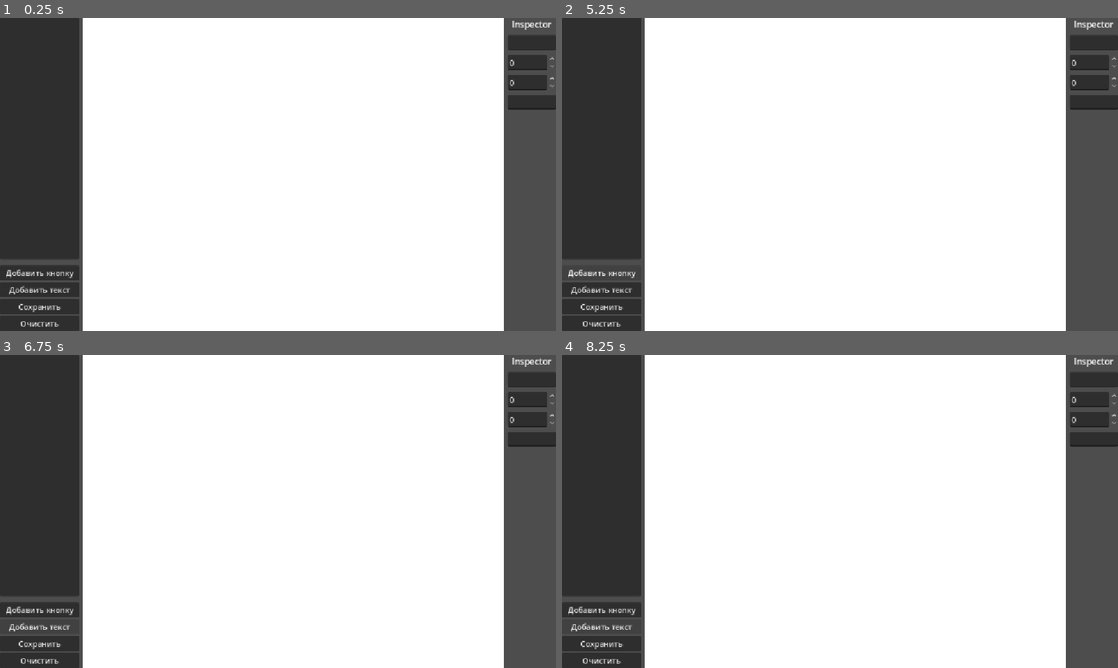
Above: before the commit, frames 1-4 (two rows, left to right).
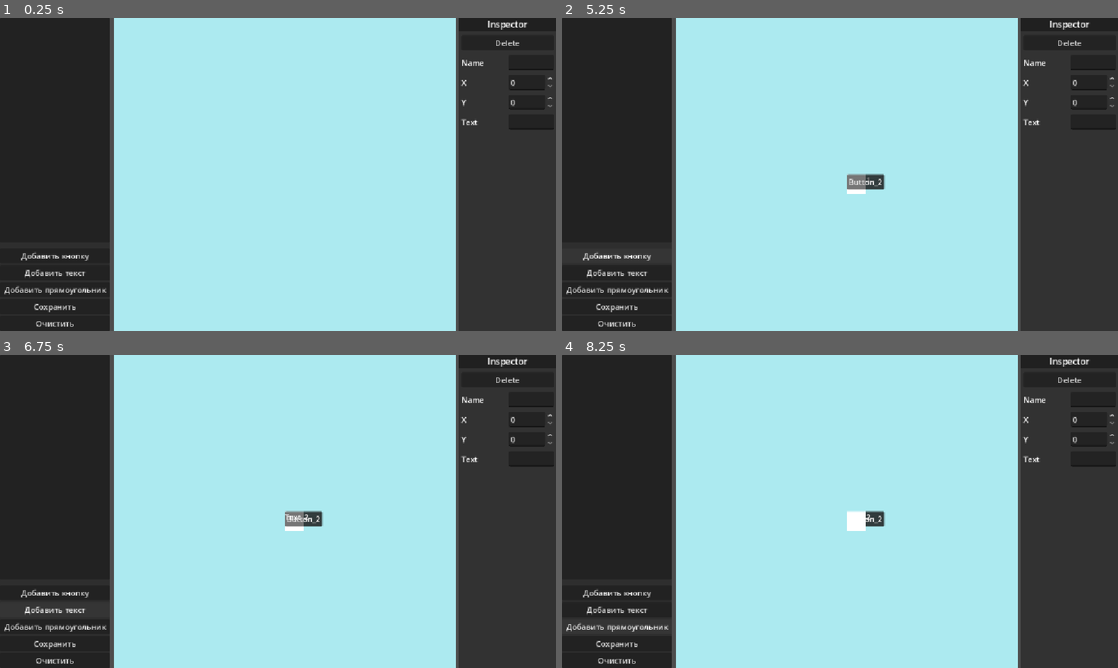
Above: after the commit, the same moments.

Repository: Yerxiz/UIEditor
Game: Godot game, scene res://scenes/main.tscn
Same seed, same stepped clock (60 frames per second), same inputs: the game is played once before the commit and once after it. The project has no main scene, so this scene is started directly.
Inputs (mouse positions are in pixels of both pictures, inside the frame that each line leads up to):
- Up to frame 1 (0.25 s): no input
- Up to frame 2 (5.25 s): click "Добавить кнопку" at 0.5 s; click "Добавить текст" at 1.25 s; click "Сохранить" at 2 s; click (617, 290) at 2.75 s, where only the run after the commit has a clickable "Добавить прямоугольник"; click "Очистить" at 3.5 s; click (867, 180) at 4.25 s, where only the run after the commit has a clickable "Button_1"; click "Добавить кнопку" at 5 s
- Up to frame 3 (6.75 s): click (305, 517) at 5.75 s, where only the run after the commit has a clickable "Button_2"; click "Добавить текст" at 6.5 s
- Up to frame 4 (8.25 s): click "Сохранить" at 7.25 s; click (617, 627) at 8 s, where only the run after the commit has a clickable "Добавить прямоугольник"

The runs differ from the first frame. In frame 1, 85% of the frame differs, in the area x 0-100%, y 0-100%; in frame 2, 86%; in frame 3, 86%; in frame 4, 85%.

Commit message:
feat(canvas): переработать холст и добавить работу с объектами
- Вынести холст в отдельный компонент viewport
- Добавить создание, перетаскивание и удаление объектов

Diff:
--- /dev/null
+++ b/assets/text_background.tres
@@ -0,0 +1,6 @@
+[gd_resource type="StyleBoxFlat" format=3 uid="uid://cry5skl6ryksa"]
+
+[resource]
+bg_color = Color(0.12591091, 0.12591082, 0.12591082, 1)
+expand_margin_left = 4.0
+expand_margin_right = 4.0
--- a/scenes/main.tscn
+++ b/scenes/main.tscn
@@ -1,4 +1,13 @@
 [gd_scene format=3 uid="uid://crws7leunmsx"]
+
+[ext_resource type="Script" uid="uid://7m7uw41krd0n" path="res://scripts/main.gd" id="1_0wfyh"]
+[ext_resource type="StyleBox" uid="uid://cry5skl6ryksa" path="res://assets/text_background.tres" id="1_o5qli"]
+[ext_resource type="Script" uid="uid://tv5t542qivtu" path="res://scripts/CanvasView.gd" id="2_sugp2"]
+
+[sub_resource type="StyleBoxFlat" id="StyleBoxFlat_riqys"]
+content_margin_left = 4.0
+content_margin_right = 4.0
+bg_color = Color(0.12156863, 0.12156863, 0.12156863, 0.5882353)
 
 [node name="Main" type="Control" unique_id=508790409]
 layout_mode = 3
@@ -9,6 +18,7 @@
 grow_vertical = 2
 size_flags_horizontal = 3
 size_flags_vertical = 3
+script = ExtResource("1_0wfyh")
 
 [node name="MainLayout" type="HSplitContainer" parent="." unique_id=1593542805]
 layout_mode = 1
@@ -18,73 +28,157 @@
 grow_horizontal = 2
 grow_vertical = 2
 theme_override_constants/separation = 6
-split_offsets = PackedInt32Array(-214, 279)
-split_offset = -214
+split_offsets = PackedInt32Array(-340, 370)
+split_offset = -340
 
-[node name="VSplitContainer" type="VSplitContainer" parent="MainLayout" unique_id=2031671785]
+[node name="HaT_PanelContainer" type="PanelContainer" parent="MainLayout" unique_id=186250426]
 custom_minimum_size = Vector2(100, 0)
 layout_mode = 2
 size_flags_horizontal = 3
 
-[node name="Hierarchy" type="Tree" parent="MainLayout/VSplitContainer" unique_id=2128353730]
+[node name="VSplitContainer" type="VSplitContainer" parent="MainLayout/HaT_PanelContainer" unique_id=2031671785]
+custom_minimum_size = Vector2(100, 0)
+layout_mode = 2
+size_flags_horizontal = 3
+
+[node name="Hierarchy" type="Tree" parent="MainLayout/HaT_PanelContainer/VSplitContainer" unique_id=2128353730]
 custom_minimum_size = Vector2(100, 50)
 layout_mode = 2
 size_flags_vertical = 3
 
-[node name="Toolbar" type="VBoxContainer" parent="MainLayout/VSplitContainer" unique_id=124793156]
+[node name="Toolbar" type="VBoxContainer" parent="MainLayout/HaT_PanelContainer/VSplitContainer" unique_id=124793156]
 custom_minimum_size = Vector2(100, 50)
 layout_mode = 2
 
-[node name="AddButton" type="Button" parent="MainLayout/VSplitContainer/Toolbar" unique_id=231400005]
+[node name="AddButton" type="Button" parent="MainLayout/HaT_PanelContainer/VSplitContainer/Toolbar" unique_id=231400005]
 layout_mode = 2
 text = "Добавить кнопку"
 
-[node name="AddLabel" type="Button" parent="MainLayout/VSplitContainer/Toolbar" unique_id=1255336650]
+[node name="AddLabel" type="Button" parent="MainLayout/HaT_PanelContainer/VSplitContainer/Toolbar" unique_id=1255336650]
 layout_mode = 2
 text = "Добавить текст"
 
-[node name="SaveBtn" type="Button" parent="MainLayout/VSplitContainer/Toolbar" unique_id=382321687]
+[node name="AddColorRect" type="Button" parent="MainLayout/HaT_PanelContainer/VSplitContainer/Toolbar" unique_id=929072708]
+layout_mode = 2
+text = "Добавить прямоугольник"
+
+[node name="SaveBtn" type="Button" parent="MainLayout/HaT_PanelContainer/VSplitContainer/Toolbar" unique_id=382321687]
 layout_mode = 2
 text = "Сохранить"
 
-[node name="ClearBtn" type="Button" parent="MainLayout/VSplitContainer/Toolbar" unique_id=841245377]
+[node name="ClearBtn" type="Button" parent="MainLayout/HaT_PanelContainer/VSplitContainer/Toolbar" unique_id=841245377]
 layout_mode = 2
 text = "Очистить"
 
-[node name="CanvasArea" type="Control" parent="MainLayout" unique_id=309392348]
+[node name="Canvas_SubViewportContainer" type="SubViewportContainer" parent="MainLayout" unique_id=937435539]
 clip_contents = true
 layout_mode = 2
-size_flags_horizontal = 3
+stretch = true
+script = ExtResource("2_sugp2")
 
-[node name="ColorRect" type="ColorRect" parent="MainLayout/CanvasArea" unique_id=927890836]
+[node name="Canvas_SubViewport" type="SubViewport" parent="MainLayout/Canvas_SubViewportContainer" unique_id=1211499962]
+transparent_bg = true
+handle_input_locally = false
+size = Vector2i(708, 648)
+render_target_update_mode = 4
+
+[node name="CanvasRoot" type="Control" parent="MainLayout/Canvas_SubViewportContainer/Canvas_SubViewport" unique_id=1230092049]
+layout_mode = 3
+anchors_preset = 8
+anchor_left = 0.5
+anchor_top = 0.5
+anchor_right = 0.5
+anchor_bottom = 0.5
+offset_left = -960.0
+offset_top = -540.0
+offset_right = 960.0
+offset_bottom = 540.0
+grow_horizontal = 2
+grow_vertical = 2
+
+[node name="Background" type="ColorRect" parent="MainLayout/Canvas_SubViewportContainer/Canvas_SubViewport/CanvasRoot" unique_id=2062386610]
 layout_mode = 1
 anchors_preset = 15
 anchor_right = 1.0
 anchor_bottom = 1.0
 grow_horizontal = 2
 grow_vertical = 2
-mouse_filter = 2
+color = Color(0.6745098, 0.91764706, 0.9411765, 1)
 
-[node name="Inspector" type="VBoxContainer" parent="MainLayout" unique_id=482121721]
+[node name="Inspector_PanelContainer" type="PanelContainer" parent="MainLayout" unique_id=1849002352]
+custom_minimum_size = Vector2(200, 0)
+layout_mode = 2
+size_flags_horizontal = 3
+theme_override_styles/panel = SubResource("StyleBoxFlat_riqys")
+
+[node name="Inspector" type="VBoxContainer" parent="MainLayout/Inspector_PanelContainer" unique_id=482121721]
 custom_minimum_size = Vector2(100, 0)
 layout_mode = 2
 size_flags_horizontal = 3
 theme_override_constants/separation = 10
 
-[node name="Inspector" type="Label" parent="MainLayout/Inspector" unique_id=1840557149]
+[node name="Inspector" type="Label" parent="MainLayout/Inspector_PanelContainer/Inspector" unique_id=1840557149]
 layout_mode = 2
 theme_override_font_sizes/font_size = 18
+theme_override_styles/normal = ExtResource("1_o5qli")
 text = "Inspector"
 horizontal_alignment = 1
 
-[node name="PropName" type="LineEdit" parent="MainLayout/Inspector" unique_id=1846775538]
+[node name="DeleteButton" type="Button" parent="MainLayout/Inspector_PanelContainer/Inspector" unique_id=554855537]
+layout_mode = 2
+size_flags_horizontal = 3
+text = "Delete"
+
+[node name="PropName_HBoxContainer" type="HBoxContainer" parent="MainLayout/Inspector_PanelContainer/Inspector" unique_id=197384523]
 layout_mode = 2
 
-[node name="PropX" type="SpinBox" parent="MainLayout/Inspector" unique_id=1725178879]
+[node name="PropName_Label" type="Label" parent="MainLayout/Inspector_PanelContainer/Inspector/PropName_HBoxContainer" unique_id=1301505466]
+layout_mode = 2
+size_flags_horizontal = 2
+text = "Name"
+
+[node name="PropName_LineEdit" type="LineEdit" parent="MainLayout/Inspector_PanelContainer/Inspector/PropName_HBoxContainer" unique_id=1846775538]
+layout_mode = 2
+size_flags_horizontal = 3
+
+[node name="PropX_HBoxContainer2" type="HBoxContainer" parent="MainLayout/Inspector_PanelContainer/Inspector" unique_id=365773799]
 layout_mode = 2
 
-[node name="PropY" type="SpinBox" parent="MainLayout/Inspector" unique_id=103941477]
+[node name="PropX_Label" type="Label" parent="MainLayout/Inspector_PanelContainer/Inspector/PropX_HBoxContainer2" unique_id=864074786]
+layout_mode = 2
+size_flags_horizontal = 2
+text = "X"
+
+[node name="PropX_SpinBox" type="SpinBox" parent="MainLayout/Inspector_PanelContainer/Inspector/PropX_HBoxContainer2" unique_id=1725178879]
+layout_mode = 2
+size_flags_horizontal = 3
+
+[node name="PropY_HBoxContainer3" type="HBoxContainer" parent="MainLayout/Inspector_PanelContainer/Inspector" unique_id=1093022052]
 layout_mode = 2
 
-[node name="PropText" type="LineEdit" parent="MainLayout/Inspector" unique_id=534099670]
+[node name="PropY_Label" type="Label" parent="MainLayout/Inspector_PanelContainer/Inspector/PropY_HBoxContainer3" unique_id=616669641]
 layout_mode = 2
+size_flags_horizontal = 3
+text = "Y"
+
+[node name="PropY_SpinBox" type="SpinBox" parent="MainLayout/Inspector_PanelContainer/Inspector/PropY_HBoxContainer3" unique_id=103941477]
+layout_mode = 2
+size_flags_horizontal = 3
+
+[node name="PropText_HBoxContainer4" type="HBoxContainer" parent="MainLayout/Inspector_PanelContainer/Inspector" unique_id=1539503382]
+layout_mode = 2
+
+[node name="PropText_Label" type="Label" parent="MainLayout/Inspector_PanelContainer/Inspector/PropText_HBoxContainer4" unique_id=1443312056]
+layout_mode = 2
+size_flags_horizontal = 3
+text = "Text"
+
+[node name="PropText_LineEdit" type="LineEdit" parent="MainLayout/Inspector_PanelContainer/Inspector/PropText_HBoxContainer4" unique_id=534099670]
+layout_mode = 2
+size_flags_horizontal = 3
+
+[connection signal="dragged" from="MainLayout" to="." method="_on_main_layout_dragged"]
+[connection signal="button_up" from="MainLayout/HaT_PanelContainer/VSplitContainer/Toolbar/AddButton" to="." method="_on_add_element" binds= ["button"]]
+[connection signal="button_up" from="MainLayout/HaT_PanelContainer/VSplitContainer/Toolbar/AddLabel" to="." method="_on_add_element" binds= ["label"]]
+[connection signal="button_up" from="MainLayout/HaT_PanelContainer/VSplitContainer/Toolbar/AddColorRect" to="." method="_on_add_element" binds= ["color_rect"]]
+[connection signal="button_up" from="MainLayout/Inspector_PanelContainer/Inspector/DeleteButton" to="." method="_on_delete_button_button_up"]
--- /dev/null
+++ b/scripts/CanvasView.gd
@@ -0,0 +1,46 @@
+extends SubViewportContainer
+
+@export var zoom_speed: float = 0.1
+@export var min_zoom: float = 0.2
+@export var max_zoom: float = 5.0
+
+var is_panning: bool = false
+var pan_start_mouse: Vector2
+
+# Ссылка на корневой узел холста, чтобы мы могли его двигать и масштабировать
+@onready var canvas_root: Control = $Canvas_SubViewport/CanvasRoot
+
+func _gui_input(event: InputEvent) -> void:
+	# --- Масштабирование (колесико мыши) ---
+	if event is InputEventMouseButton:
+		if event.button_index == MOUSE_BUTTON_WHEEL_UP:
+			_zoom_canvas(1.0 + zoom_speed, event.position)
+			accept_event() # Событие обработано, не передаем дальше
+		elif event.button_index == MOUSE_BUTTON_WHEEL_DOWN:
+			_zoom_canvas(1.0 - zoom_speed, event.position)
+			accept_event()
+
+		# --- Панорамирование (зажатие средней кнопки мыши) ---
+		elif event.button_index == MOUSE_BUTTON_MIDDLE:
+			if event.pressed:
+				is_panning = true
+				pan_start_mouse = event.position
+			else:
+				is_panning = false
+			accept_event()
+
+	# --- Движение мыши для панорамирования ---
+	elif event is InputEventMouseMotion and is_panning:
+		var mouse_delta = event.position - pan_start_mouse
+		canvas_root.position += mouse_delta
+		pan_start_mouse = event.position
+		accept_event()
+
+func _zoom_canvas(factor: float, mouse_pos: Vector2) -> void:
+	var old_scale = canvas_root.scale.x
+	var new_scale = clamp(old_scale * factor, min_zoom, max_zoom)
+
+	# Вычисляем, как сместить холст, чтобы зум происходил относительно курсора мыши
+	var mouse_offset = mouse_pos - canvas_root.position
+	canvas_root.scale = Vector2(new_scale, new_scale)
+	canvas_root.position = mouse_pos - mouse_offset * (new_scale / old_scale)
--- /dev/null
+++ b/scripts/DraggableElement.gd
@@ -0,0 +1,26 @@
+extends Control
+
+var is_dragging: bool = false
+var drag_offset: Vector2 = Vector2.ZERO
+
+# Сигнал, чтобы главный скрипт знал, что мы кликнули по этому элементу
+signal element_clicked(element)
+
+func _gui_input(event: InputEvent) -> void:
+	# Обработка нажатия мыши
+	if event is InputEventMouseButton and event.button_index == MOUSE_BUTTON_LEFT:
+		if event.pressed:
+			is_dragging = true
+			# Запоминаем, за какую точку мы схватили элемент
+			drag_offset = get_global_mouse_position() - global_position
+			# Поднимаем элемент на передний план
+			move_to_front()
+			# Сообщаем главному окну, что элемент выбран
+			element_clicked.emit(self)
+		else:
+			is_dragging = false
+
+	# Обработка движения мыши
+	elif event is InputEventMouseMotion and is_dragging:
+		# Двигаем элемент за мышью
+		global_position = get_global_mouse_position() - drag_offset
--- /dev/null
+++ b/scripts/main.gd
@@ -0,0 +1,102 @@
+extends Control
+
+@onready var hierarchy = $MainLayout/HaT_PanelContainer/VSplitContainer/Hierarchy
+@onready var toolbar = $MainLayout/HaT_PanelContainer/VSplitContainer/Toolbar
+@onready var canvas = $MainLayout/Canvas_SubViewportContainer/Canvas_SubViewport/CanvasRoot
+@onready var inspector = $MainLayout/Inspector_PanelContainer/Inspector
+
+var element_counter : int = 0
+var selected_element : Control = null
+var elements : Dictionary
+
+
+func _ready() -> void:
+	var add_button = toolbar.get_node("AddButton")
+	var add_label = toolbar.get_node("AddLabel")
+
+
+func _on_add_element(type : String) -> void:
+	var new_element : Control
+	type = type.to_lower()
+
+	var ind : int = 1
+	for key in elements:
+		if elements[key]["type"] == type:
+			ind += 1
+
+	if type == "button":
+		new_element = Button.new()
+		new_element.text = "Button_" + str(ind)
+
+	elif type == "label":
+		new_element = Label.new()
+		new_element.text = "Text_" + str(ind)
+		new_element.mouse_filter = Control.MOUSE_FILTER_PASS
+	elif type == "color_rect":
+		new_element = ColorRect.new()
+		new_element.size = Vector2(40.0, 40.0)
+
+	new_element.set_script(load("res://scripts/DraggableElement.gd"))
+	new_element.element_clicked.connect(_on_element_selected)
+
+	new_element.position.x = canvas.size.x / 2.0
+	new_element.position.y = canvas.size.y / 2.0
+	new_element.name = type + str(element_counter)
+	element_counter += 1
+
+	canvas.add_child(new_element)
+
+	_update_all_elements(new_element, type, ind)
+	_update_hierarchy()
+
+
+func _on_element_selected(element : Control) -> void:
+	selected_element = element
+	_update_inspector()
+
+
+func _update_all_elements(new_element : Control, type : String,
+							ind : int) -> void:
+	var prop_name : String = type + "_" + str(ind)
+
+	var data : Dictionary = {
+		"type": type,
+		"name": prop_name,
+		"size": new_element.size,
+		"position": new_element.position,
+		"rotation": new_element.rotation
+	}
+	if "text" in new_element:
+		data["text"] = new_element.text
+	if "color" in new_element:
+		data["color"] = new_element.color
+
+	elements[new_element] = data
+
+
+func _update_hierarchy() -> void:
+	pass
+
+
+func _update_inspector() -> void:
+	var current_element : Control
+	if selected_element:
+		if elements.has(selected_element):
+			print(elements[selected_element])
+			#current_element = elements[selected_element]
+			pass
+
+
+func _on_main_layout_dragged(offset: int) -> void:
+	for el in elements:
+		el.position.x -= offset
+		el.position.y -= offset * $MainLayout/AspectRatioContainer.ratio
+
+
+func _on_delete_button_button_up() -> void:
+	var current_element : Control
+	if selected_element:
+		if elements.has(selected_element):
+			#current_element = elements[selected_element]
+			elements.erase(selected_element)
+			selected_element.queue_free()
Renamed: assets/icon.svg -> icon.svg
Renamed: assets/icon.svg.import -> icon.svg.import
Not shown, added: scripts/CanvasView.gd.uid
Not shown, added: scripts/DraggableElement.gd.uid
Not shown, added: scripts/main.gd.uid
